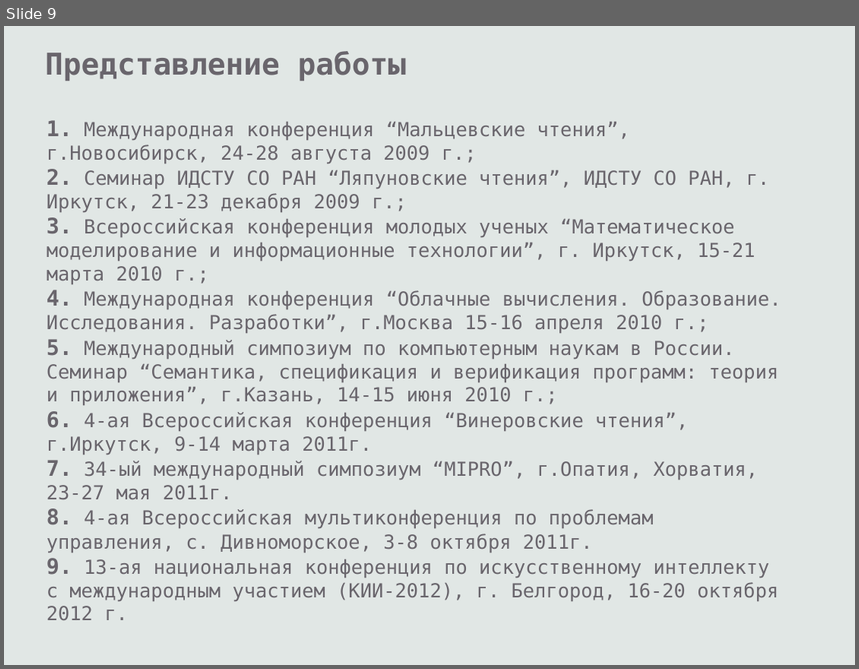
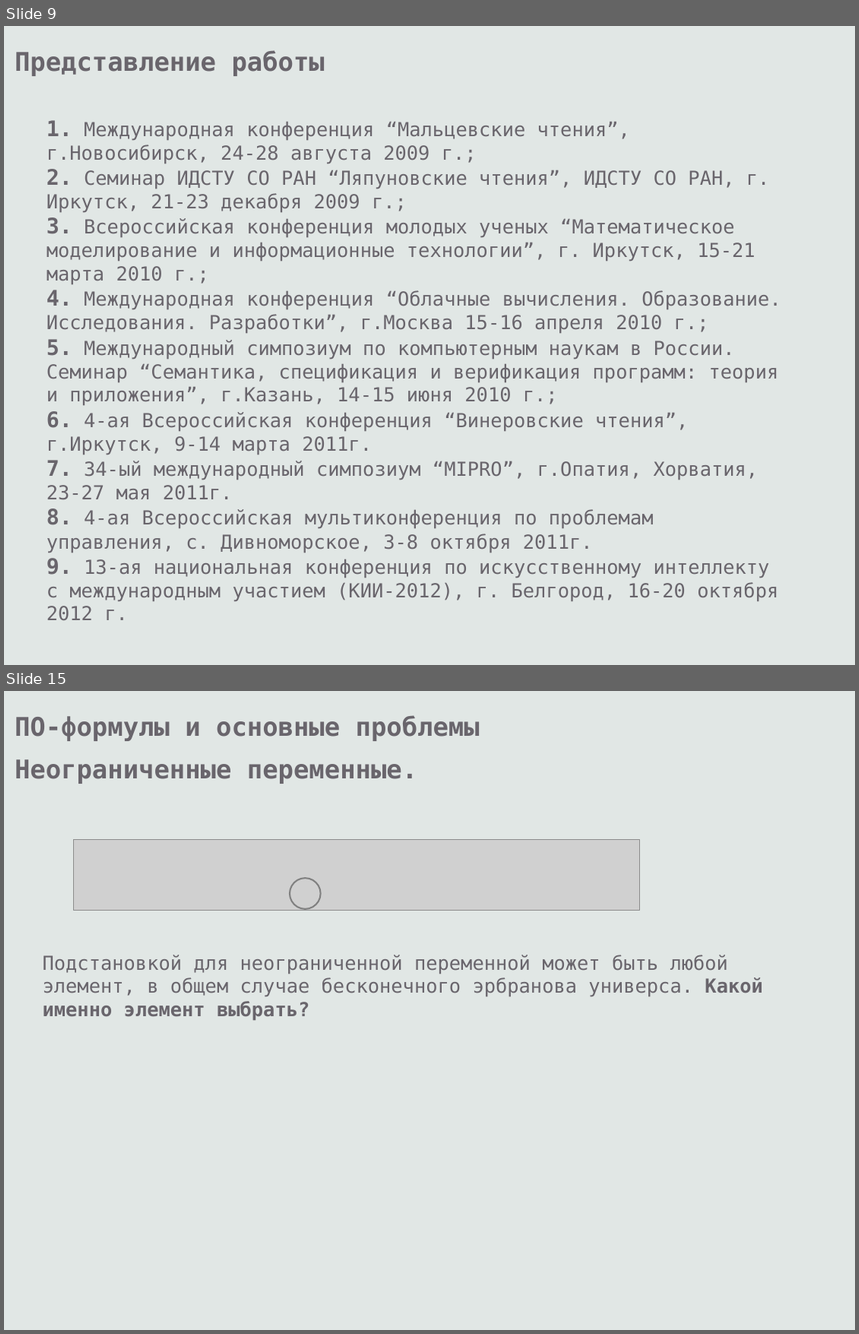
Before and after one commit to eugeneai/prisnif, a slide deck: brick/pres/pacman.odp. Shown one above the other, each under a label of ours: slide 9 before the commit, slides 9 and 15 after it; the slides between them are not shown. The pictures are 859x669 and 859x1334 pixels, drawn with LibreOffice and Linux fonts; fonts in the diff are those of the drawing; grey boxes stand for pictures. Boxes give left, top, right and bottom in pixels: in the first picture for what was removed or moved away, otherwise in the second. Text is boxed around its words. In the diff, an @@ line names an element or a change of style, - is before the commit and + after.

```diff
--- a/brick/pres/pacman.odp
+++ b/brick/pres/pacman.odp
@@ slide 15 added at [4, 691, 855, 1330], background #E1E7E5 @@
@@ text added at [15, 715, 480, 741], 24 pt, text #69656C, bold @@
+ПО-формулы и основные проблемы
@@ text added at [15, 759, 417, 784], 24 pt, text #69656C, bold @@
+Неограниченные переменные.
@@ picture added at [73, 839, 639, 911] @@
@@ ellipse added at [290, 878, 321, 909], outline #808080 1.45 pt @@
@@ text added at [43, 955, 762, 1020], 18 pt, text #69656C @@
+Подстановкой для неограниченной переменной может быть любой элемент, в общем случае бесконечного эрбранова универса. Какой именно элемент выбрать?
@@ slide 9 changed as well @@
@@ text "Представление работы": place and size @@
-text "Представление работы" at [45, 51, 407, 81]
+text "Представление работы" at [15, 50, 325, 76]
@@ text "Представление работы" at [15, 50, 325, 76]: size 28 to 24 pt @@
```
Also in this commit, not shown: 8 other slides changed, 8 other slides added, 7 slides removed, 1 other file.
